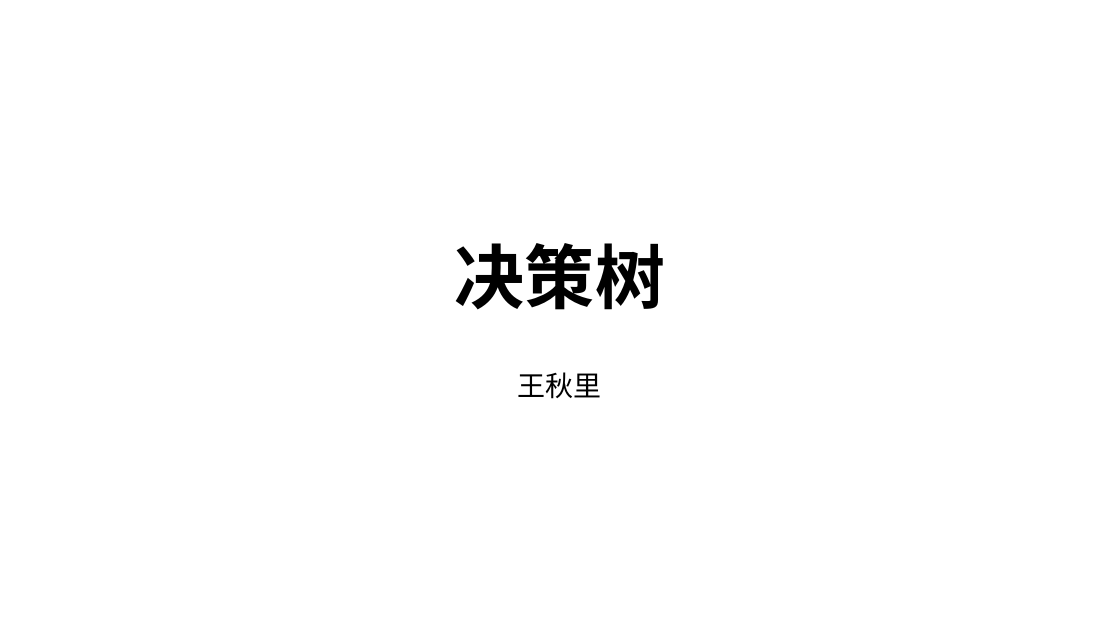
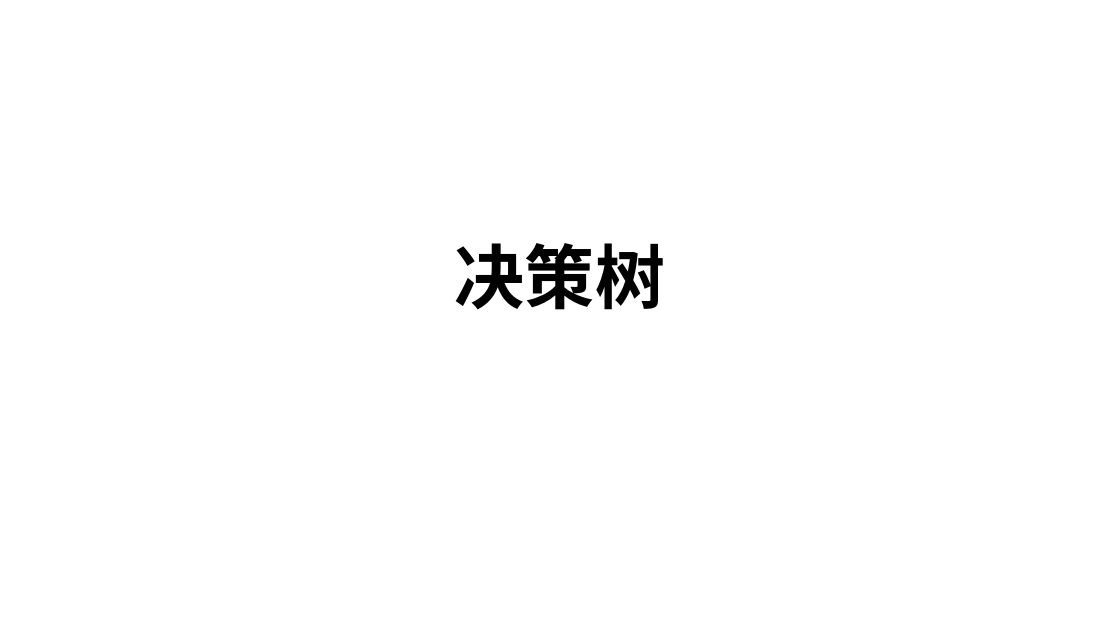
Before and after one commit to qiuliwang/MachineLearning, a slide deck: slide 1 of Decision_Tree/决策树.pptx. Drawn at 1120x630 pixels with LibreOffice and Linux fonts; fonts in the diff are those of the drawing. Boxes give left, top, right and bottom in pixels: in the first picture for what was removed or moved away, otherwise in the second. Text is boxed around its words. In the diff, an @@ line names an element or a change of style, - is before the commit and + after.

```diff
--- a/Decision_Tree/决策树.pptx
+++ b/Decision_Tree/决策树.pptx
@@ subtitle removed at (x1=518, y1=372, x2=602, y2=399) @@
-王秋里
```
Also in this commit, not shown: 1 other slide changed, 4 slides added, 4 other files.
